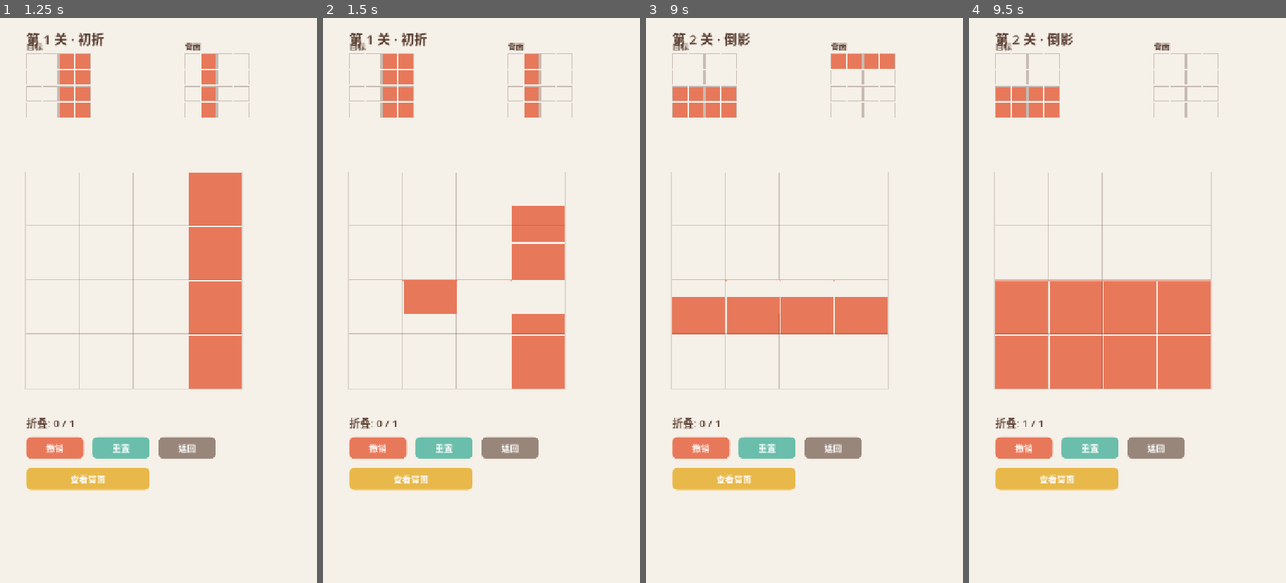
Above: before the commit, frames 1-4 (left to right).
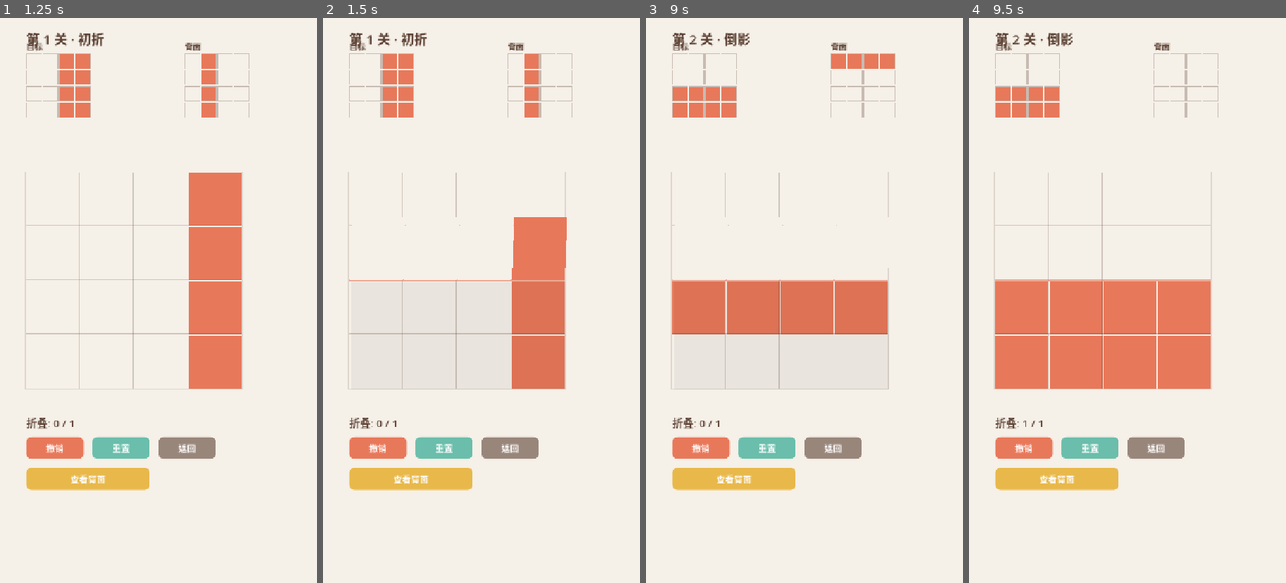
Above: after the commit, the same moments.

Repository: oscarrr112/origami-puzzle
Game: Godot game, scene res://scenes/main.tscn
Same seed, same stepped clock (60 frames per second), same inputs: the game is played once before the commit and once after it.
Inputs (mouse positions are in pixels of both pictures, inside the frame that each line leads up to):
- Up to frame 1 (1.25 s): click "1 初折" at 0.5 s
- Up to frame 2 (1.5 s): click (402, 277) at 1.27 s
- Up to frame 3 (9 s): click (779, 277) at 2.02 s; click (833, 277) at 2.77 s; click (779, 227) at 3.52 s; click (779, 334) at 4.27 s; click "撤销" at 5 s; click "重置" at 5.75 s; click "返回" at 6.5 s; click "2 倒影" at 7.25 s; click "查看背面" at 8 s; click (725, 277) at 8.77 s
- Up to frame 4 (9.5 s): no input

Frame 1 is identical in both runs. In frame 2, 2.8% of the frame differs, in the area x 8-77%, y 33-53%; in frame 3, 2.3%; in frame 4, nothing differs.

Commit message:
feat: rewrite fold animation with 3D-style flip effect
Two-phase flip animation using whole-region Node2D containers:
- Phase 1: front flap scales to 0 at fold line with skew perspective
- Phase 2: back flap expands from fold line showing final colors
- Shadow fades in/out under folding region for depth
- EASE_IN/EASE_OUT sine curves for natural paper motion

Co-Authored-By: Claude Opus 4.6 <noreply@anthropic.com>

Diff:
--- a/scripts/game.gd
+++ b/scripts/game.gd
@@ -433,12 +433,12 @@
 	var is_vert: bool = fold_data.is_vertical
 	var fpos: int = fold_data.fold_pos
 
-	# 记录源格子的背面颜色（折叠前已保存在 history 里）
+	# 折叠前的状态（已保存在 history 里）
 	var history_state: Dictionary = model._history[model._history.size() - 1]
-	var old_back: Array = history_state.back
-
-	# 收集不重复的 source→target 映射，以及源格子背面颜色
-	var fold_pairs := []  # [{src, tgt, back_color}]
+	var old_front: Array = history_state.front
+
+	# 收集不重复的 source→target 对
+	var fold_pairs := []
 	var seen := {}
 	for i in range(sources.size()):
 		var src: Vector2i = sources[i]
@@ -447,88 +447,123 @@
 		if seen.has(key):
 			continue
 		seen[key] = true
-		var back_val := int(old_back[src.y][src.x])
-		fold_pairs.append({"src": src, "tgt": tgt, "back_color": back_val})
-
-	# 计算折线像素坐标
+		fold_pairs.append({"src": src, "tgt": tgt})
+
+	# 折线像素坐标
 	var fold_px := 0.0
 	if is_vert:
 		fold_px = GRID_ORIGIN.x + fpos * (CELL_SIZE + CELL_GAP) - CELL_GAP / 2.0
 	else:
 		fold_px = GRID_ORIGIN.y + fpos * (CELL_SIZE + CELL_GAP) - CELL_GAP / 2.0
 
-	# 创建临时"翻面"格子（从折线展开，显示背面颜色）
-	var temp_cells := []
+	# ---- 隐藏原始源格子 ----
+	for pair in fold_pairs:
+		var src: Vector2i = pair.src
+		cell_rects[src.y][src.x].visible = false
+
+	# ---- 创建正面翻页片（显示折叠前的正面颜色）----
+	var flap_front := Node2D.new()
+	flap_front.z_index = 10
+	if is_vert:
+		flap_front.position = Vector2(fold_px, 0)
+	else:
+		flap_front.position = Vector2(0, fold_px)
+	add_child(flap_front)
+
+	for pair in fold_pairs:
+		var src: Vector2i = pair.src
+		var rect := ColorRect.new()
+		rect.color = COLOR_MAP[int(old_front[src.y][src.x])]
+		rect.size = Vector2(CELL_SIZE, CELL_SIZE)
+		var abs_pos := _cell_pos(src.x, src.y)
+		if is_vert:
+			rect.position = Vector2(abs_pos.x - fold_px, abs_pos.y)
+		else:
+			rect.position = Vector2(abs_pos.x, abs_pos.y - fold_px)
+		flap_front.add_child(rect)
+
+	# ---- 创建背面翻页片（显示折叠后的最终颜色）----
+	var flap_back := Node2D.new()
+	flap_back.z_index = 10
+	if is_vert:
+		flap_back.position = Vector2(fold_px, 0)
+		flap_back.scale.x = 0.0
+	else:
+		flap_back.position = Vector2(0, fold_px)
+		flap_back.scale.y = 0.0
+	flap_back.skew = 0.1
+	add_child(flap_back)
+
 	for pair in fold_pairs:
 		var tgt: Vector2i = pair.tgt
-		var back_color: int = pair.back_color
-		# 只有背面有颜色的才显示翻面效果
-		var display_color: Color
-		if back_color != 0:
-			display_color = COLOR_MAP[back_color]
+		var rect := ColorRect.new()
+		# 用 model.front 的最终状态（fold() 已经计算好了）
+		rect.color = COLOR_MAP[int(model.front[tgt.y][tgt.x])]
+		rect.size = Vector2(CELL_SIZE, CELL_SIZE)
+		var abs_pos := _cell_pos(tgt.x, tgt.y)
+		if is_vert:
+			rect.position = Vector2(abs_pos.x - fold_px, abs_pos.y)
 		else:
-			display_color = COLOR_MAP[0]
-
-		var temp := ColorRect.new()
-		temp.color = display_color
-		temp.z_index = 5
-		var target_pos := _cell_pos(tgt.x, tgt.y)
-		if is_vert:
-			# 从折线位置开始，宽度为0
-			temp.position = Vector2(fold_px, target_pos.y)
-			temp.size = Vector2(0, CELL_SIZE)
-		else:
-			# 从折线位置开始，高度为0
-			temp.position = Vector2(target_pos.x, fold_px)
-			temp.size = Vector2(CELL_SIZE, 0)
-		add_child(temp)
-		temp_cells.append({"node": temp, "tgt": tgt, "target_pos": target_pos})
-
-	# ---- 动画：源缩小 + 目标展开 同时进行 ----
-	var tween := create_tween()
-	tween.set_parallel(true)
-	tween.set_ease(Tween.EASE_IN_OUT)
-	tween.set_trans(Tween.TRANS_SINE)
-
-	var fold_duration := 0.4
-
-	# 源格子向折线缩小
+			rect.position = Vector2(abs_pos.x, abs_pos.y - fold_px)
+		flap_back.add_child(rect)
+
+	# ---- 创建阴影 ----
+	var shadow := ColorRect.new()
+	shadow.color = Color(0, 0, 0, 0.0)
+	shadow.z_index = 3
+	var grid_total := float(model.size * (CELL_SIZE + CELL_GAP) - CELL_GAP)
+	if is_vert:
+		shadow.position = Vector2(fold_px + 3, GRID_ORIGIN.y + 3)
+		shadow.size = Vector2(grid_total / 2.0, grid_total)
+	else:
+		shadow.position = Vector2(GRID_ORIGIN.x + 3, fold_px + 3)
+		shadow.size = Vector2(grid_total, grid_total / 2.0)
+	add_child(shadow)
+
+	# ---- 动画 ----
+	var fold_duration := 0.5
+	var half := fold_duration / 2.0
+
+	# 阶段1：正面折入（scale → 0），带透视 skew
+	var tween1 := create_tween()
+	tween1.set_parallel(true)
+	tween1.set_ease(Tween.EASE_IN)
+	tween1.set_trans(Tween.TRANS_SINE)
+	if is_vert:
+		tween1.tween_property(flap_front, "scale:x", 0.0, half)
+	else:
+		tween1.tween_property(flap_front, "scale:y", 0.0, half)
+	tween1.tween_property(flap_front, "skew", 0.1, half)
+	tween1.tween_property(shadow, "color:a", 0.12, half)
+
+	await tween1.finished
+
+	# 隐藏正面片
+	flap_front.visible = false
+
+	# 阶段2：背面展开（scale 0 → 1），skew 恢复
+	var tween2 := create_tween()
+	tween2.set_parallel(true)
+	tween2.set_ease(Tween.EASE_OUT)
+	tween2.set_trans(Tween.TRANS_SINE)
+	if is_vert:
+		tween2.tween_property(flap_back, "scale:x", 1.0, half)
+	else:
+		tween2.tween_property(flap_back, "scale:y", 1.0, half)
+	tween2.tween_property(flap_back, "skew", 0.0, half)
+	tween2.tween_property(shadow, "color:a", 0.0, half)
+
+	await tween2.finished
+
+	# ---- 清理 ----
+	flap_front.queue_free()
+	flap_back.queue_free()
+	shadow.queue_free()
 	for pair in fold_pairs:
 		var src: Vector2i = pair.src
-		var cell: ColorRect = cell_rects[src.y][src.x]
-		if is_vert:
-			if src.x < fpos:
-				tween.tween_property(cell, "size:x", 0.0, fold_duration)
-				tween.tween_property(cell, "position:x", fold_px, fold_duration)
-			else:
-				tween.tween_property(cell, "size:x", 0.0, fold_duration)
-		else:
-			if src.y < fpos:
-				tween.tween_property(cell, "size:y", 0.0, fold_duration)
-				tween.tween_property(cell, "position:y", fold_px, fold_duration)
-			else:
-				tween.tween_property(cell, "size:y", 0.0, fold_duration)
-
-	# 目标位置的临时格子从折线展开
-	for tc in temp_cells:
-		var temp: ColorRect = tc.node
-		var target_pos: Vector2 = tc.target_pos
-		if is_vert:
-			tween.tween_property(temp, "size:x", float(CELL_SIZE), fold_duration)
-			tween.tween_property(temp, "position:x", target_pos.x, fold_duration)
-		else:
-			tween.tween_property(temp, "size:y", float(CELL_SIZE), fold_duration)
-			tween.tween_property(temp, "position:y", target_pos.y, fold_duration)
-
-	await tween.finished
-
-	# 清理临时格子，刷新网格到最终状态
-	for tc in temp_cells:
-		tc.node.queue_free()
+		cell_rects[src.y][src.x].visible = true
 	_refresh_grid()
 	_update_fold_label()
-
-	# 通关检测（延迟显示）
 	_set_fold_buttons_enabled(true)
 	is_animating = false
 
